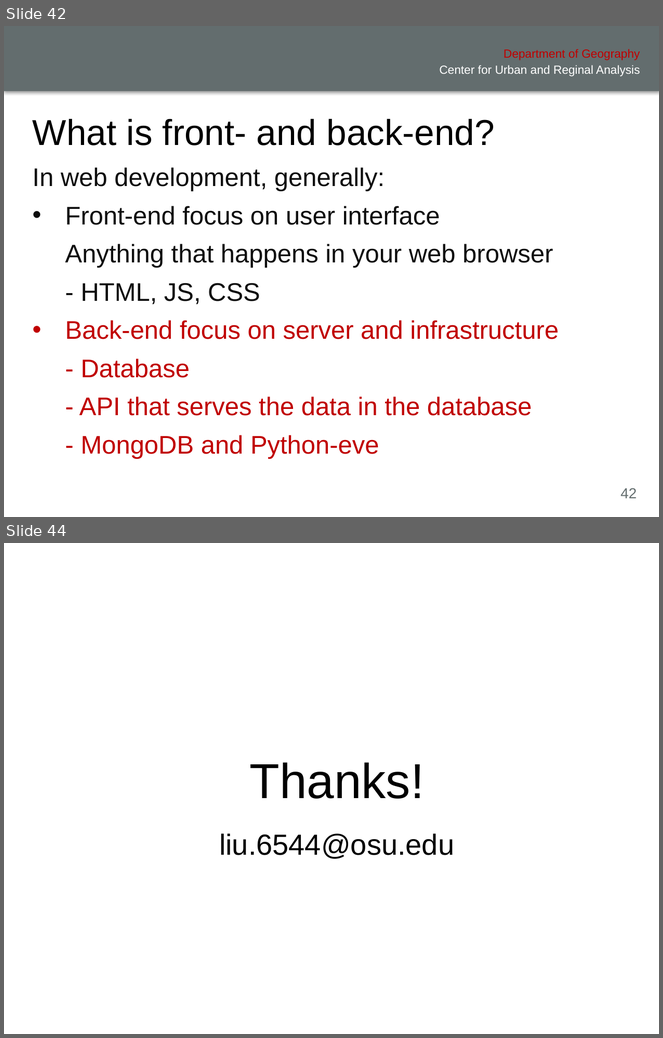
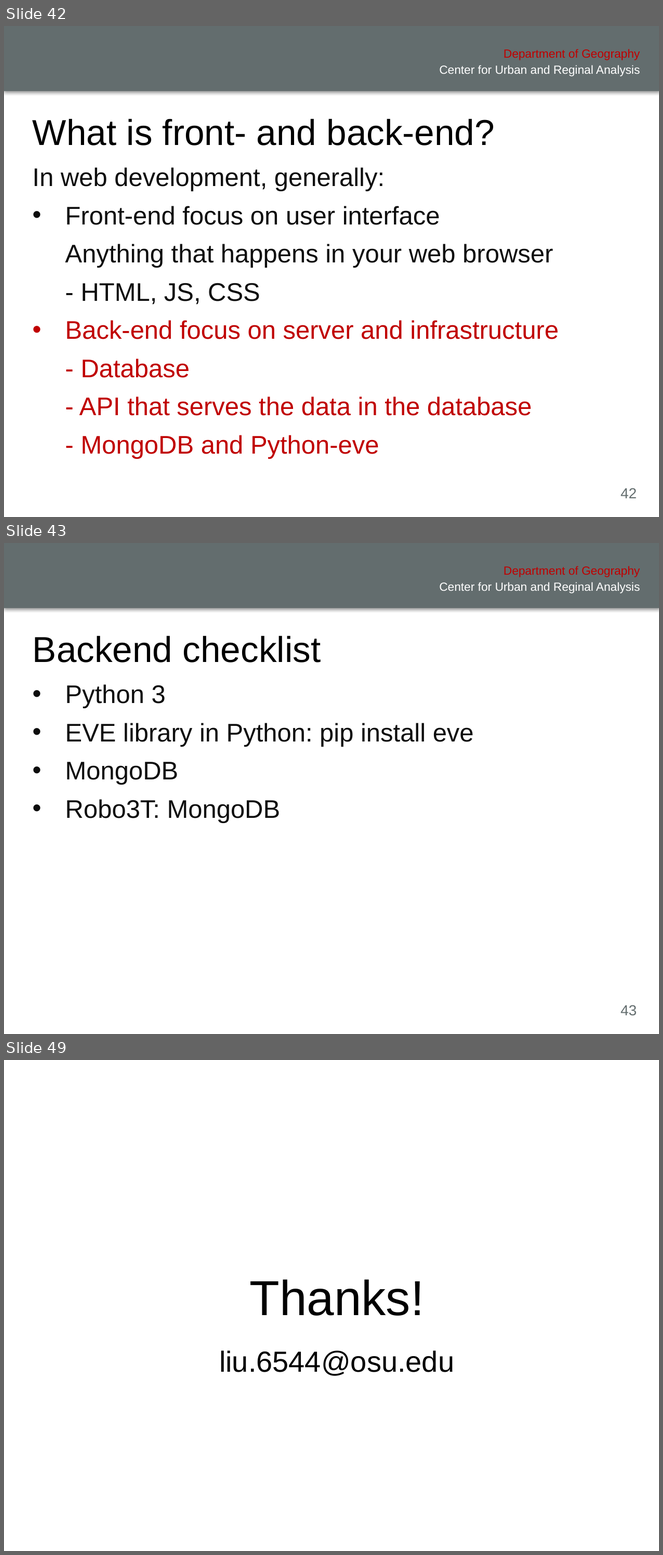
Before and after one commit to xiaohuiliugis/UCGIS-Fullstack-Geovisualization-Workshop, a slide deck: doc/presentation.pptx. Shown one above the other, each under a label of ours: slides 42 and 44 before the commit, slides 42, 43 and 49 after it; the slides between them are not shown. The pictures are 663x1038 and 663x1555 pixels, drawn with LibreOffice and Linux fonts; fonts in the diff are those of the drawing; background and template pictures are left out. Boxes give left, top, right and bottom in pixels: in the first picture for what was removed or moved away, otherwise in the second. Text is boxed around its words. In the diff, an @@ line names an element or a change of style, - is before the commit and + after.

```diff
--- a/doc/presentation.pptx
+++ b/doc/presentation.pptx
@@ slide 43 added at box(4, 543, 659, 1034), background #FFFFFF; not listed: 4 template elements that a slide beside it also shows @@
@@ title added at box(33, 636, 321, 663), 39.6 pt, text #000000 @@
+Backend checklist
@@ text added at box(26, 667, 638, 984), outline #FFFFFF 0.75 pt, 28 pt, text #0D0D0D @@
+• Python 3
+• EVE library in Python: pip install eve
+• MongoDB
+• Robo3T: MongoDB
@@ what was slide 44 is now slide 49 @@
```
Also in this commit, not shown: 2 slides changed, 5 other slides added, 1 slide removed, 1 other file.
